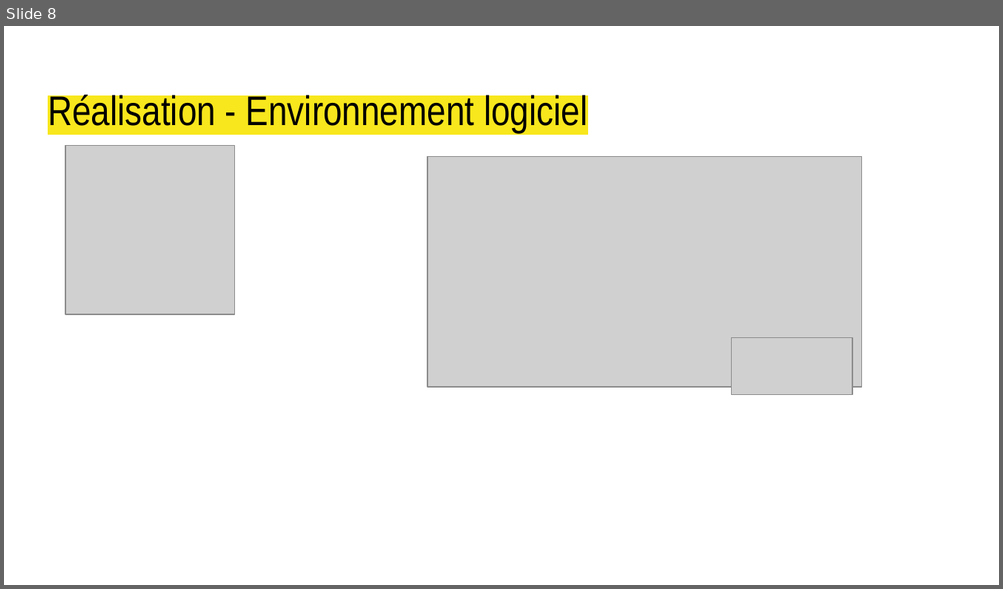
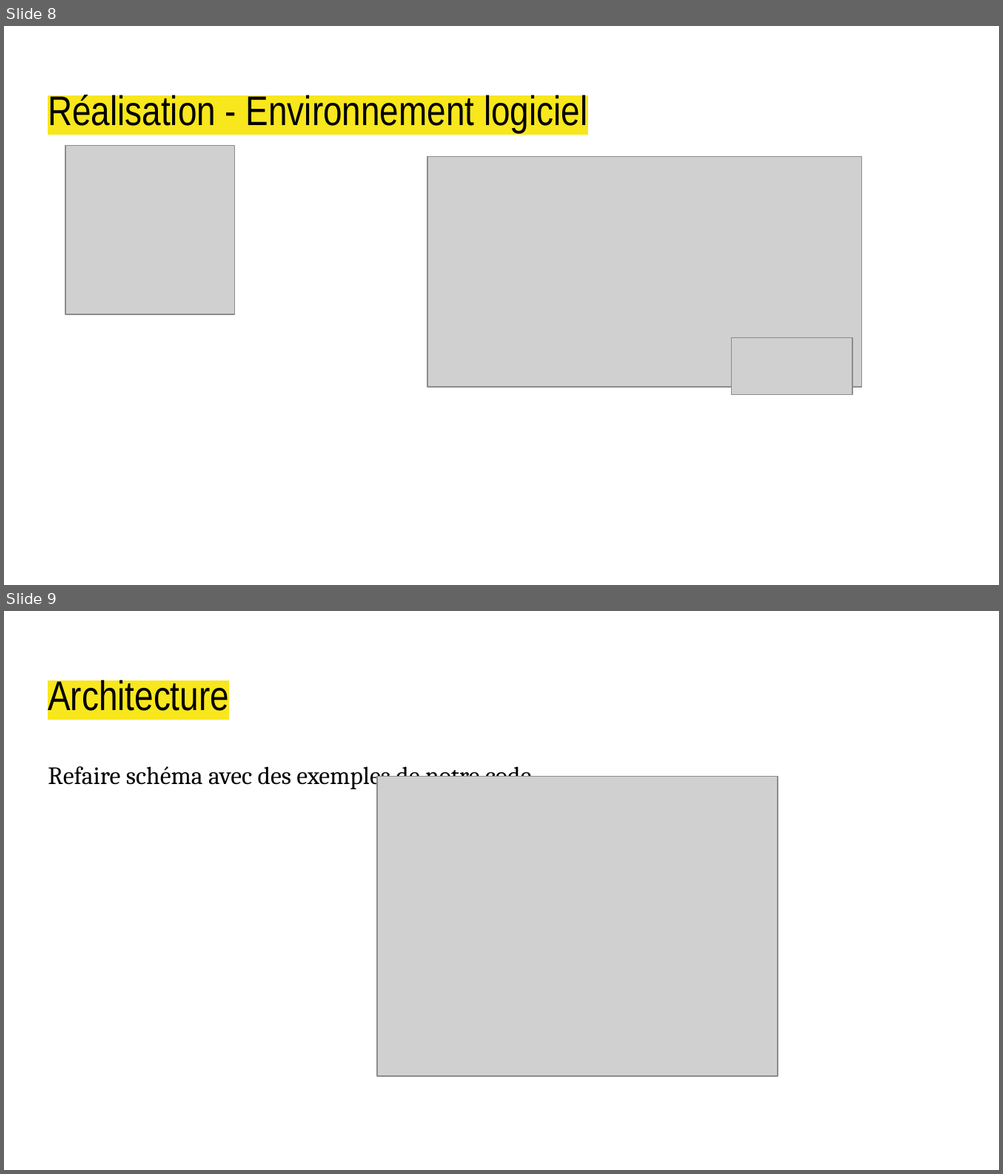
Before and after one commit to Jbemb/NewBorn, a slide deck: presentation_izzy_baby.pptx. Shown one above the other, each under a label of ours: slide 8 before the commit, slides 8 and 9 after it. The pictures are 1003x589 and 1003x1174 pixels, drawn with LibreOffice and Linux fonts; fonts in the diff are those of the drawing; grey boxes stand for pictures. Boxes give left, top, right and bottom in pixels: in the first picture for what was removed or moved away, otherwise in the second. Text is boxed around its words. In the diff, an @@ line names an element or a change of style, - is before the commit and + after.

```diff
--- a/presentation_izzy_baby.pptx
+++ b/presentation_izzy_baby.pptx
@@ slide 9 added at [4, 611, 999, 1170], background #FFFFFF @@
@@ title added at [48, 677, 229, 711], 30 pt, text #000000 @@
+Architecture
@@ text added at [48, 761, 532, 790], 18 pt, text #000000 @@
+Refaire schéma avec des exemples de notre code
@@ picture added at [377, 776, 777, 1076] @@
```
Also in this commit, not shown: 5 slides changed, 1 other slide added, 3 slides removed, 1 other file.
